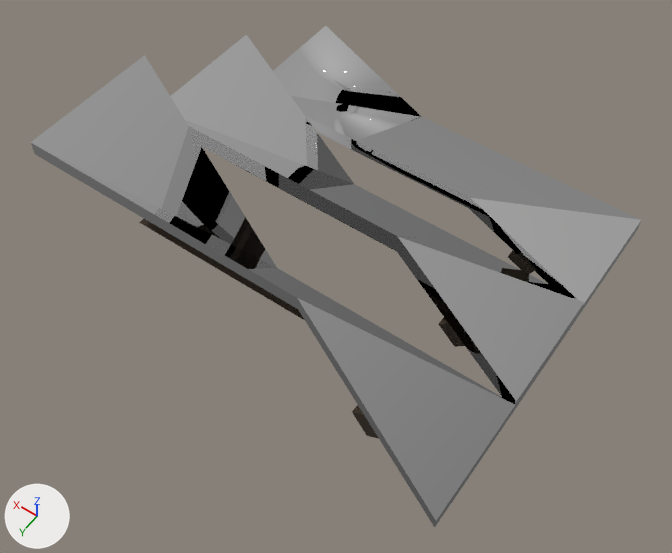
Two versions of the FBX model Assets/Art/Models/Environment/Architecture/Ceilings.fbx, one commit apart.
One viewpoint serves both versions: a 50 mm lens placed at (-23.36, 4.25, 8.51), pointed at (-21.05, 1.03, 3.44). Lighting does not change. The marker at lower left points along +X, +Y and +Z. Where no turn or scale is listed for an object, it has been applied to the vertices.

In view in the first picture: 'CeilingSlanted22,5', 'CeilingSlanted22,5CornerIn', 'CeilingSlanted22,5CornerOut', 'CeilingSlanted45', 'CeilingSlanted45CornerIn', 'CeilingSlanted45CornerOut', 'CeilingSlanted56,5', 'CeilingSlanted56,5CornerIn', 'CeilingSlanted56,5CornerOut'.
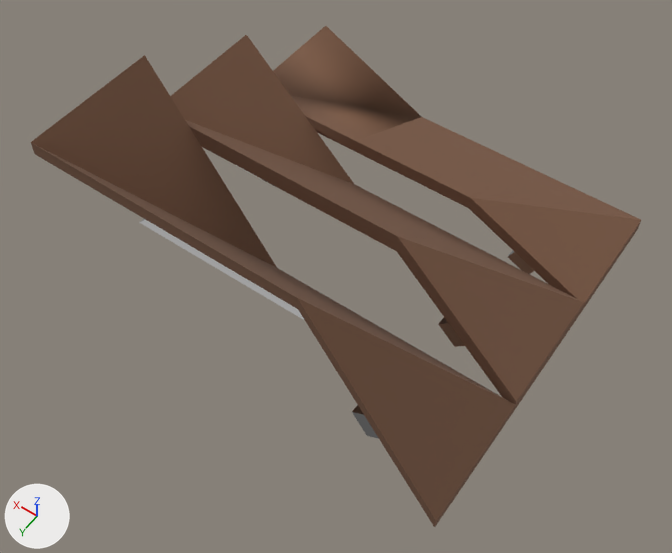
What differs and where, as boxes [x1, y1, x2, y2] in the pictures (672 x 553 px):
part 1 of me_ceilingslanted22_5cornerout, recoloured (grey to brown): [469, 166, 641, 312] in both
part 2 of me_ceilingslanted22_5cornerout, recoloured: [508, 250, 534, 274] in both
part 3 of me_ceilingslanted56_5cornerout, recoloured (grey to brown): [297, 298, 515, 527] in both
part 4 of me_ceilingslanted56_5cornerout, recoloured: [352, 405, 379, 439] in both
part 5 of me_ceilingslanted22_5, recoloured (grey to brown): [355, 117, 526, 208] in both
part 6 of me_ceilingslanted56_5cornerin, recoloured (grey to brown): [31, 55, 277, 268] in both
part 7 of me_ceilingslanted56_5cornerin, recoloured: [139, 219, 215, 265] in both
part 8 of me_ceilingslanted56_5, recoloured (grey to brown): [155, 215, 390, 333] in both
part 9 of me_ceilingslanted56_5, recoloured: [212, 261, 304, 320] in both
part 10 of me_ceilingslanted22_5cornerin, recoloured (grey to brown): [273, 26, 421, 151] in both
part 11 of me_ceilingslanted45, recoloured (grey to brown): [269, 169, 462, 251] in both
part 12 of me_ceilingslanted45cornerout, recoloured (grey to brown): [396, 236, 584, 412] in both
part 13 of me_ceilingslanted45cornerout, recoloured: [438, 318, 465, 347] in both
part 14 of me_ceilingslanted45cornerin, recoloured (grey to brown): [170, 35, 354, 184] in both

The change, as a diff of the scene's bpy script:
```diff
--- a/Assets/Art/Models/Environment/Architecture/Ceilings.fbx.py
+++ b/Assets/Art/Models/Environment/Architecture/Ceilings.fbx.py
@@ mat_ceilingplanks @@
+mat_ceilingplanks = principled_material('CeilingPlanks')
+mat_ceilingplanks.base_color = (0.2, 0.102, 0.06)  # brown #7c5a45
+mat_ceilingplanks.roughness = 1.0
@@ me_ceilingslanted45cornerin @@
 me_ceilingslanted45cornerin.from_pydata(...)  # 20 vertices, 16 faces; spans x 0.0..1.0, y 0.0..1.0, z 0.0..1.142
-me_ceilingslanted45cornerin.materials.append(mat_timberframes)  # brown #3a2f24
+# me_ceilingslanted45cornerin part 14: all 8 faces that had it switch from mat_imphenziapixpal (its picture is missing) to mat_ceilingplanks (brown #7c5a45)
@@ me_ceilingslanted22_5cornerout @@
 me_ceilingslanted22_5cornerout.from_pydata(...)  # 20 vertices, 16 faces; spans x 0.0..1.0, y 0.0..1.001, z 0.0..0.612
+# me_ceilingslanted22_5cornerout part 1: all 8 faces that had it switch from mat_imphenziapixpal (its picture is missing) to mat_ceilingplanks (brown #7c5a45)
+# me_ceilingslanted22_5cornerout part 2: all 8 faces that had it switch from mat_timberframes (brown #3a2f24) to mat_imphenziapixpal (its picture is missing)
@@ me_ceilingslanted45cornerout @@
 me_ceilingslanted45cornerout.from_pydata(...)  # 20 vertices, 16 faces; spans x 0.0..1.0, y 0.0..1.001, z 0.0..1.142
+# me_ceilingslanted45cornerout part 12: all 8 faces that had it switch from mat_imphenziapixpal (its picture is missing) to mat_ceilingplanks (brown #7c5a45)
+# me_ceilingslanted45cornerout part 13: all 8 faces that had it switch from mat_timberframes (brown #3a2f24) to mat_imphenziapixpal (its picture is missing)
@@ me_ceilingslanted56_5cornerin @@
 me_ceilingslanted56_5cornerin.from_pydata(...)  # 20 vertices, 16 faces; spans x 0.0..1.0, y 0.0..1.0, z 0.0..1.6
+# me_ceilingslanted56_5cornerin part 6: all 8 faces that had it switch from mat_imphenziapixpal (its picture is missing) to mat_ceilingplanks (brown #7c5a45)
+# me_ceilingslanted56_5cornerin part 7: all 8 faces that had it switch from mat_timberframes (brown #3a2f24) to mat_imphenziapixpal (its picture is missing)
@@ me_ceilingslanted22_5 @@
 me_ceilingslanted22_5.from_pydata(...)  # 16 vertices, 11 faces; spans x -0.5..0.5, y 0.0..1.0, z 0.0..0.612
-me_ceilingslanted22_5.materials.append(mat_timberframes)  # brown #3a2f24
+# me_ceilingslanted22_5 part 5: all 6 faces that had it switch from mat_imphenziapixpal (its picture is missing) to mat_ceilingplanks (brown #7c5a45)
@@ me_ceilingslanted56_5 @@
 me_ceilingslanted56_5.from_pydata(...)  # 16 vertices, 11 faces; spans x -0.5..0.5, y 0.0..1.0, z 0.0..1.6
+# me_ceilingslanted56_5 part 8: all 6 faces that had it switch from mat_imphenziapixpal (its picture is missing) to mat_ceilingplanks (brown #7c5a45)
+# me_ceilingslanted56_5 part 9: all 5 faces that had it switch from mat_timberframes (brown #3a2f24) to mat_imphenziapixpal (its picture is missing)
@@ me_ceilingslanted22_5cornerin @@
 me_ceilingslanted22_5cornerin.from_pydata(...)  # 20 vertices, 17 faces; spans x 0.0..1.0, y 0.0..1.0, z 0.0..0.612
-me_ceilingslanted22_5cornerin.materials.append(mat_timberframes)  # brown #3a2f24
+# me_ceilingslanted22_5cornerin part 10: all 9 faces that had it switch from mat_imphenziapixpal (its picture is missing) to mat_ceilingplanks (brown #7c5a45)
@@ me_ceilingslanted56_5cornerout @@
 me_ceilingslanted56_5cornerout.from_pydata(...)  # 20 vertices, 16 faces; spans x 0.0..1.0, y 0.0..1.0, z 0.0..1.6
+# me_ceilingslanted56_5cornerout part 3: all 8 faces that had it switch from mat_imphenziapixpal (its picture is missing) to mat_ceilingplanks (brown #7c5a45)
+# me_ceilingslanted56_5cornerout part 4: all 8 faces that had it switch from mat_timberframes (brown #3a2f24) to mat_imphenziapixpal (its picture is missing)
@@ me_ceilingslanted45 @@
 me_ceilingslanted45.from_pydata(...)  # 16 vertices, 11 faces; spans x -0.5..0.5, y 0.0..1.0, z 0.0..1.142
-me_ceilingslanted45.materials.append(mat_timberframes)  # brown #3a2f24
+# me_ceilingslanted45 part 11: all 6 faces that had it switch from mat_imphenziapixpal (its picture is missing) to mat_ceilingplanks (brown #7c5a45)
```
